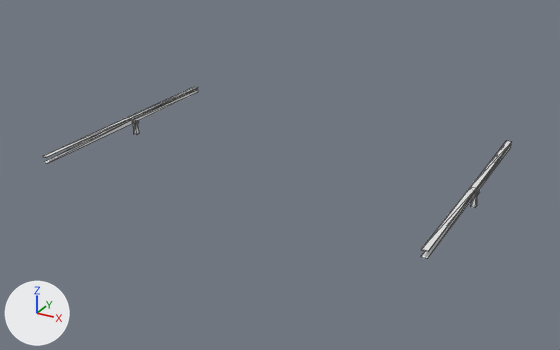
The OBJ model Resources/Meshes/27m/Station_Node_ThirdRail.obj: old version first, new version second.
One viewpoint serves both versions: a 50 mm lens placed at (14.24, 0.57, 12.47), pointed at (0.04, 26.39, -0.44). Lighting does not change. The marker at lower left points along +X, +Y and +Z. Mesh edges are drawn as thin lines. Where no turn or scale is listed for an object, it has been applied to the vertices.

In view in the first picture: 'Station_Node_ThirdRail'.
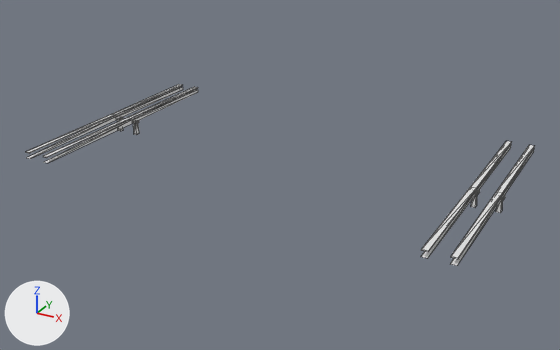
Location of each change, [x1, y1, x2, y2] in pixels of the pictures (560 x 350 px):
'Station_Node_ThirdRail', reshaped (8% wider)
    before: [43, 87, 512, 259]
    after: [26, 84, 534, 266]
part 1 of me_station_node_thirdrail, added
    after: [450, 148, 534, 266]
part 2 of me_station_node_thirdrail, added
    after: [496, 199, 503, 213]
part 3 of me_station_node_thirdrail, added
    after: [451, 145, 534, 259]
part 4 of me_station_node_thirdrail, added
    after: [27, 87, 183, 159]
part 5 of me_station_node_thirdrail, added
    after: [26, 84, 182, 153]

What the commit changed:
me_station_node_thirdrail has 78 vertices, 90 faces and spans x -8.1..8.1, y 21.3..32.0, z -0.3..0.6.
me_station_node_thirdrail is used by ob_station_node_thirdrail; location (0.0, 0.0, 0.0).
me_station_node_thirdrail part 1: the loose piece of 11 vertices spanning x 7.8..8.1, y 21.3..32.0, z 0.4..0.5 is copied, and the copy is moved by (0.9, 0.0, 0.0); it spans x 8.8..9.0, y 21.3..32.0, z 0.4..0.5.
me_station_node_thirdrail part 2: the loose piece of 8 vertices spanning x 7.9..8.0, y 27.0..27.2, z -0.3..0.4 is copied, and the copy is moved by (0.9, 0.0, 0.0); it spans x 8.8..9.0, y 27.0..27.2, z -0.3..0.4.
me_station_node_thirdrail part 3: the loose piece of 12 vertices spanning x 7.8..8.1, y 21.3..32.0, z 0.6 is copied, and the copy is moved by (0.9, 0.0, 0.0); it spans x 8.8..9.0, y 21.3..32.0, z 0.6.
me_station_node_thirdrail part 4: the loose piece of 11 vertices spanning x -8.1..-7.8, y 21.3..32.0, z 0.4..0.5 is copied, and the copy is moved by (-0.9, 0.0, 0.0); it spans x -9.0..-8.8, y 21.3..32.0, z 0.4..0.5.
me_station_node_thirdrail part 5: the loose piece of 12 vertices spanning x -8.1..-7.8, y 21.3..32.0, z 0.6 is copied, and the copy is moved by (-0.9, 0.0, 0.0); it spans x -9.0..-8.8, y 21.3..32.0, z 0.6.
